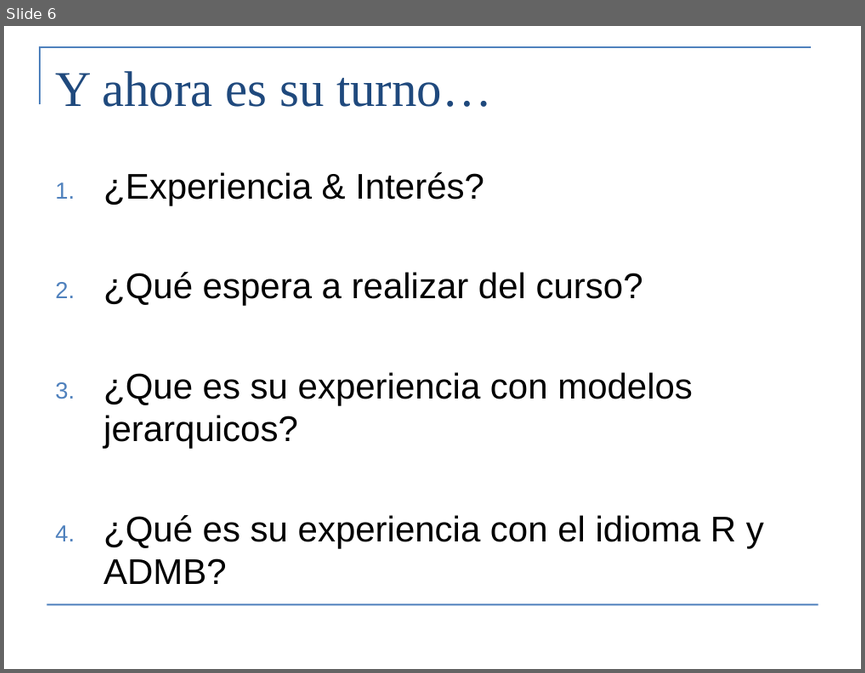
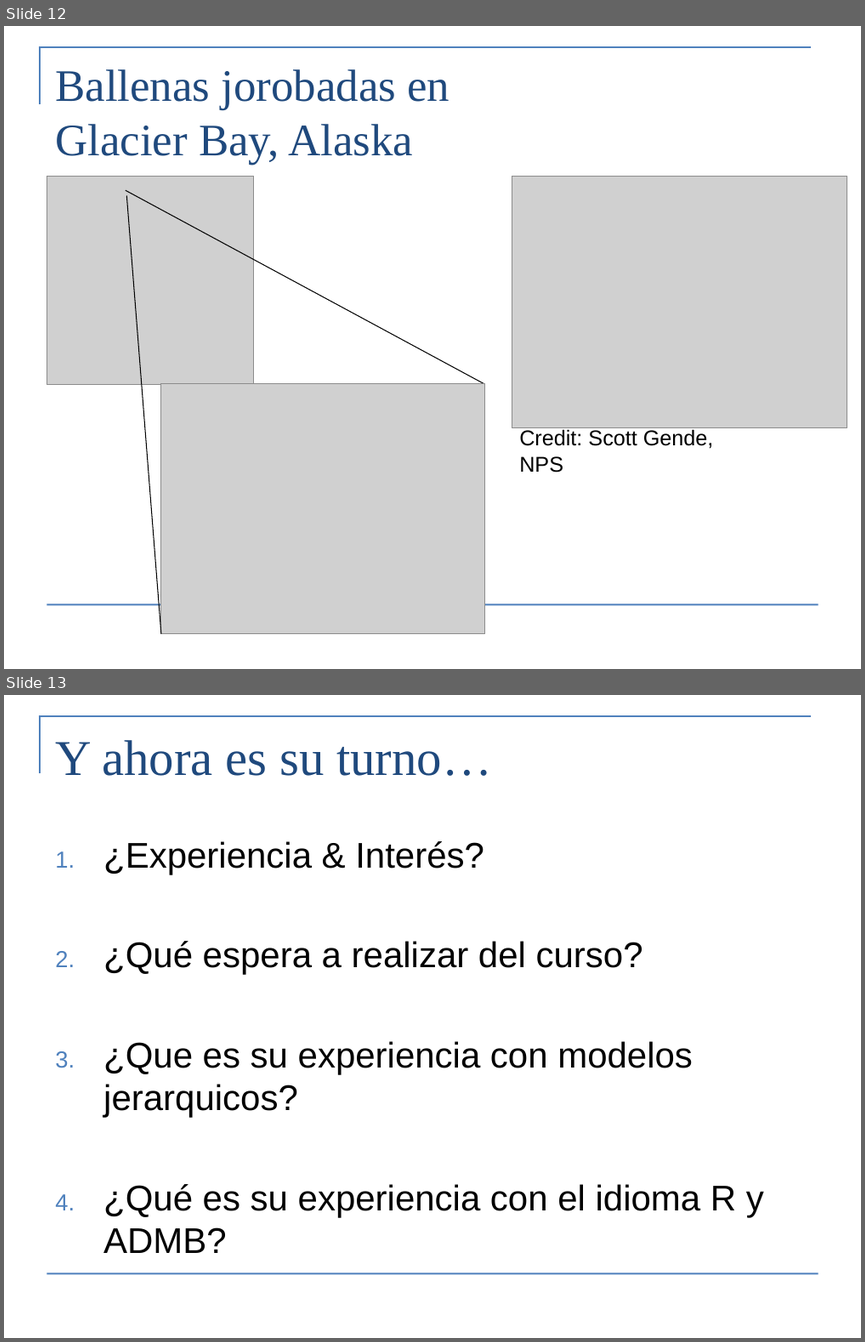
Before and after one commit to Cole-Monnahan-NOAA/tmb_workshop, a slide deck: day1/lecture1_intro_eng.pptx. Shown one above the other, each under a label of ours: slide 6 before the commit, slides 12 and 13 after it. The pictures are 865x673 and 865x1342 pixels, drawn with LibreOffice and Linux fonts; fonts in the diff are those of the drawing; grey boxes stand for pictures. Boxes give left, top, right and bottom in pixels: in the first picture for what was removed or moved away, otherwise in the second. Text is boxed around its words. In the diff, an @@ line names an element or a change of style, - is before the commit and + after.

```diff
--- a/day1/lecture1_intro_eng.pptx
+++ b/day1/lecture1_intro_eng.pptx
@@ slide 12 added at (x1=4, y1=26, x2=861, y2=669), background #FFFFFF; not listed: 2 template elements that a slide beside it also shows @@
@@ title added at (x1=55, y1=69, x2=450, y2=165), 37.8 pt, text #1F497D @@
+Ballenas jorobadas en
+Glacier Bay, Alaska
@@ picture added at (x1=46, y1=176, x2=254, y2=384) @@
@@ picture added at (x1=511, y1=176, x2=847, y2=428) @@
@@ line added from (126, 191) to (484, 384), #000000 0.75 pt @@
@@ line added from (126, 196) to (160, 634), #000000 0.75 pt @@
@@ picture added at (x1=160, y1=383, x2=484, y2=634) @@
@@ text added at (x1=519, y1=429, x2=714, y2=472), 18 pt, text #000000 @@
+Credit: Scott Gende, NPS
@@ what was slide 6 is now slide 13 @@
```
Also in this commit, not shown: 3 slides changed, 6 other slides added.
